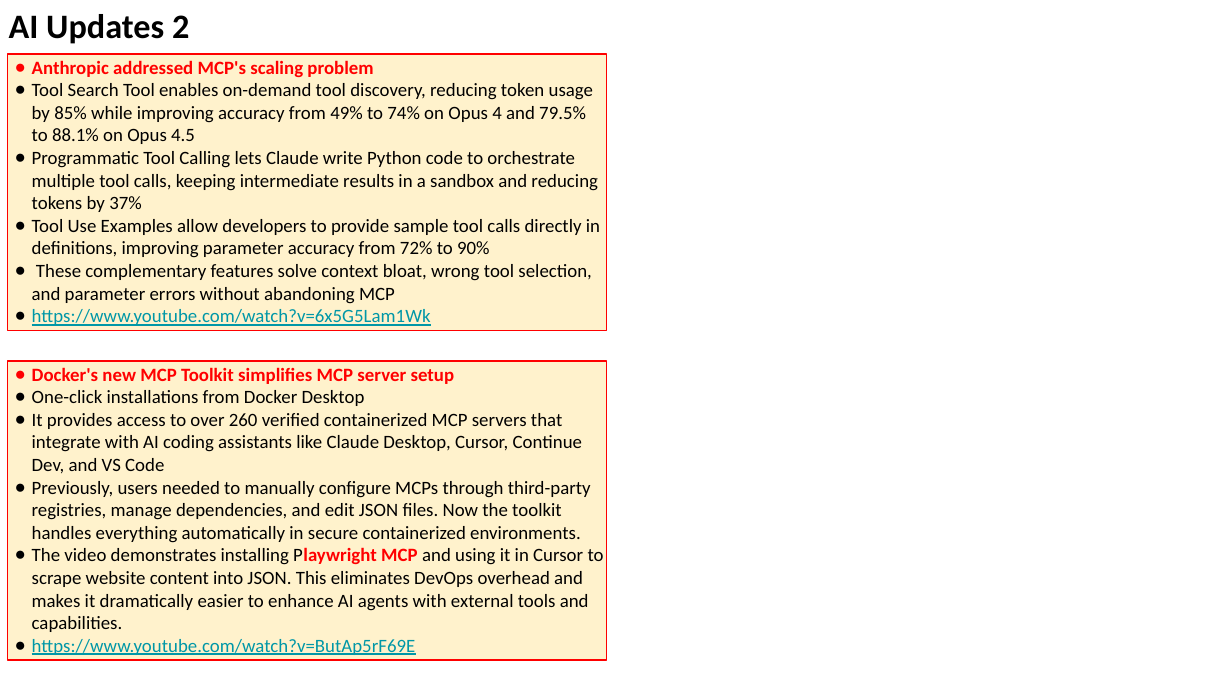
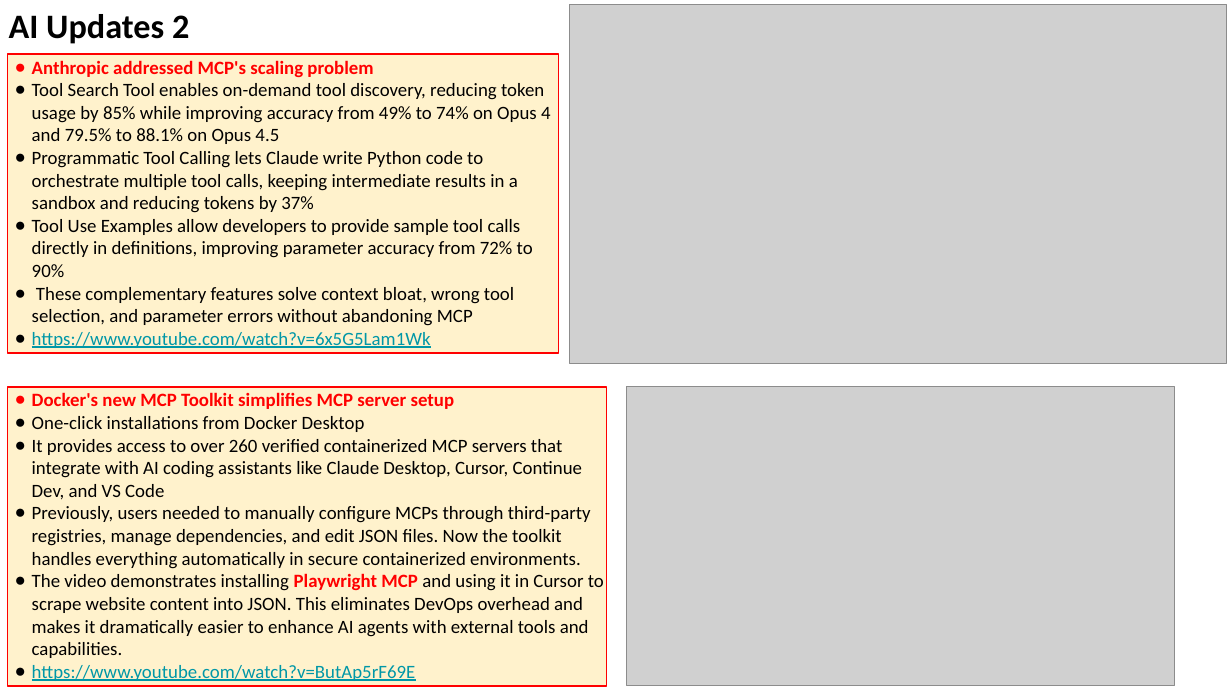
Before and after one commit to lselector/seminar, a slide deck: slide 4 of 2025/2025-12-05-AI-Updates.pptx. Drawn at 1232x693 pixels with LibreOffice and Linux fonts; fonts in the diff are those of the drawing; grey boxes stand for pictures. Boxes give left, top, right and bottom in pixels: in the first picture for what was removed or moved away, otherwise in the second. Text is boxed around its words. In the diff, an @@ line names an element or a change of style, - is before the commit and + after.

```diff
--- a/2025/2025-12-05-AI-Updates.pptx
+++ b/2025/2025-12-05-AI-Updates.pptx
@@ picture added at bbox=[569, 5, 1226, 363] @@
@@ rectangle "Anthropic addressed MCP's scaling problem": place and size @@
-rectangle "Anthropic addressed MCP's scaling problem" at bbox=[7, 54, 606, 330]
+rectangle "Anthropic addressed MCP's scaling problem" at bbox=[7, 54, 558, 354]
@@ rectangle "Docker's new MCP Toolkit simplifies ...": place and size @@
-rectangle "Docker's new MCP Toolkit simplifies ..." at bbox=[7, 361, 606, 660]
+rectangle "Docker's new MCP Toolkit simplifies ..." at bbox=[7, 387, 606, 686]
@@ picture added at bbox=[627, 387, 1175, 686] @@
@@ text in rectangle at bbox=[32, 573, 604, 658]: text colour #000000 to #FF0000, bold on in "Playwright" @@
```
Also in this commit, not shown: 6 other slides changed, 2 slides added.
